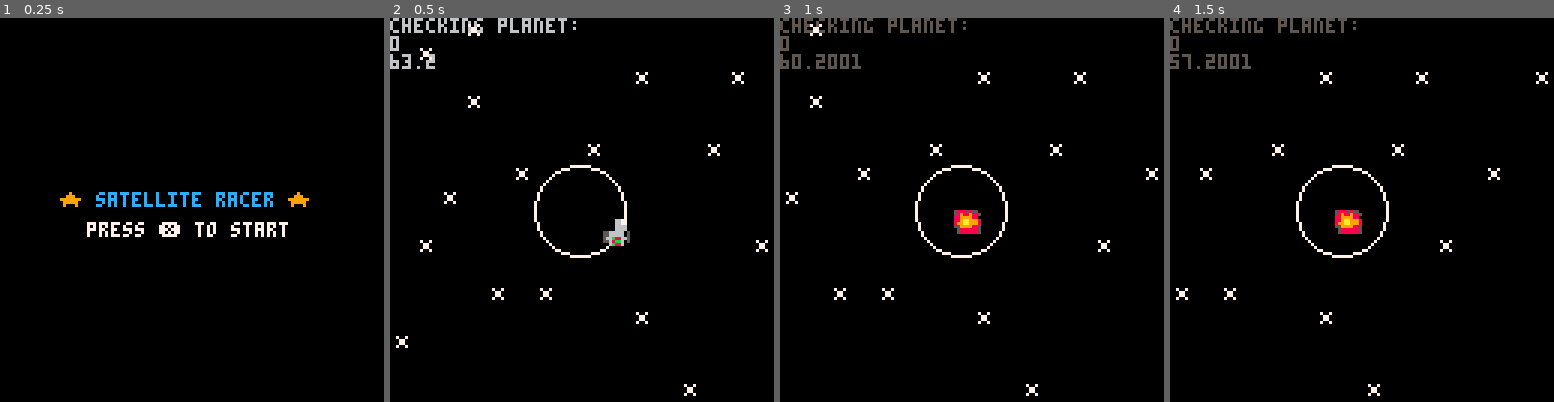
Above: before the commit, frames 1-4 (left to right).
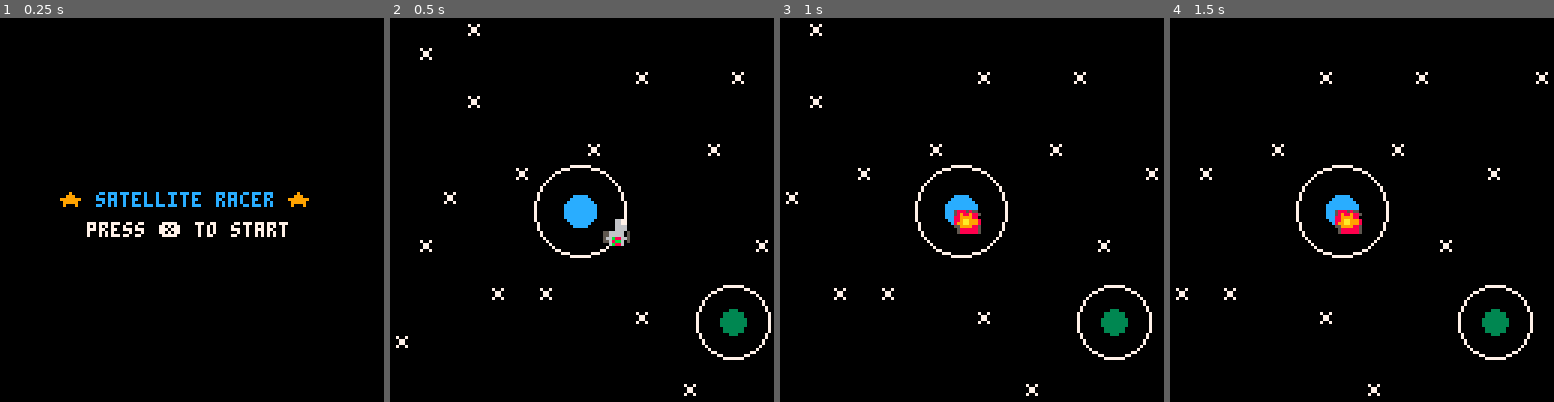
Above: after the commit, the same moments.

Repository: jackawackadoo/Sattelite_Racer
Game: PICO-8 cartridge sattelite_racer.p8
Two runs of this game, one before a commit and one after it. Both use one fixed random seed, a clock stepped at 60 frames per second and the inputs below.
Inputs:
- Up to frame 1 (0.25 s): no input
- Up to frame 2 (0.5 s): tap X (X key) at 0.33 s
- Up to frame 3 (1 s): tap O (Z key) at 0.7 s
- Up to frame 4 (1.5 s): tap X (X key) at 1.07 s

Frame 1 is identical in both runs. In frame 2, 2.4% of the frame differs, in the area x 0-100%, y 0-90%; in frame 3, 2.4%; in frame 4, 2.4%.

Commit message:
everything is fucked but I want to compare

Diff:
--- a/sattelite_racer.p8
+++ b/sattelite_racer.p8
@@ -28,11 +28,13 @@
 	cls()
 	local start_x = 20
 	local start_y = 58
+	add_planet()
 	print ("\f9★ \fcsatellite racer \f9★", start_x, start_y)
 	print ("press ❎ to start", start_x+9,start_y+10, 7)
 	while (start == 0) do
 		if btn(❎) then start = 1 end
 	end
+
 
 end
 
@@ -44,8 +46,8 @@
 				satellite.angle += 1
 			end
 			satellite.angle = angle_r / 360
-			if btn(➡️) then angle_r -= 3 end
-			if btn(⬅️) then angle_r +=3 	end
+			if btn(➡️) then angle_r -= 5 end
+			if btn(⬅️) then angle_r +=5 	end
 			if btn(🅾️) then sat_fart(satellite) end
 			update_pos(satellite)
 		else
@@ -62,7 +64,7 @@
 	draw_planet(mars)
 	check_gravity(satellite, planet)
 	rspr(s*8,0,8,8,satellite.angle,satellite.x,satellite.y,size,size)
-	--draw_map()
+	draw_map()
 end
 
 
@@ -105,7 +107,7 @@
 -- that contains:
 -- x pos, y pos, radius, color
 planet_idx = 0
-mars = {x = 64, y = 64, radius = 5, c = flr(rnd(16))+1}
+mars = {x = 64, y = 64, radius = 5, c = flr(rnd(15))+1}
 planets = {}
 planets[0] = mars
 atmosphere_r = 3
@@ -120,10 +122,10 @@
 end
 
 function add_planet()
-	local p_x = flr(rnd(10)) + planets[planet_idx].x + 10
+	local p_x = flr(rnd(50)) + planets[planet_idx].x + 40
 	local p_y = flr(rnd(90)) + 38
-	local p_r = flr(rnd(13))
-	local p_c = flr(rnd(16))
+	local p_r = flr(rnd(13) +3)
+	local p_c = flr(rnd(15)) + 1
 	local pluto = {x = p_x, y = p_y, radius = p_r, c = p_c}
 	add(planets, pluto)
 	planet_idx += 1
@@ -146,6 +148,7 @@
 		-- trnasition from out of
 		-- gravity to in gravity
 		if not (sat.gravity) then
+			sat.radius = sat.planet.radius * atmosphere_r
 			if (clock_dir(sat)) then
 				sat.speed = 8
 			else
@@ -310,10 +313,12 @@
 	update_sat()
 	map_pos += scroll_rate * 0.7
 	if (planet_idx > 0) then
-		if (planets[1].x + (radius * atmosphere_r)) then
-			rmv_planet()
-			add_planet()
-		end
+		if (planets[planet_idx].x + (radius * atmosphere_r)) then
+			--rmv_planet()
+			--add_planet()
+		end
+	else
+		add_planet()
 	end
 
 end
@@ -345,7 +350,7 @@
 end
 
 function draw_planets()
-	for p = 1, count(planets) do
+	for p = 0, count(planets) do
 		draw_planet(planets[p])
 	end
 end
